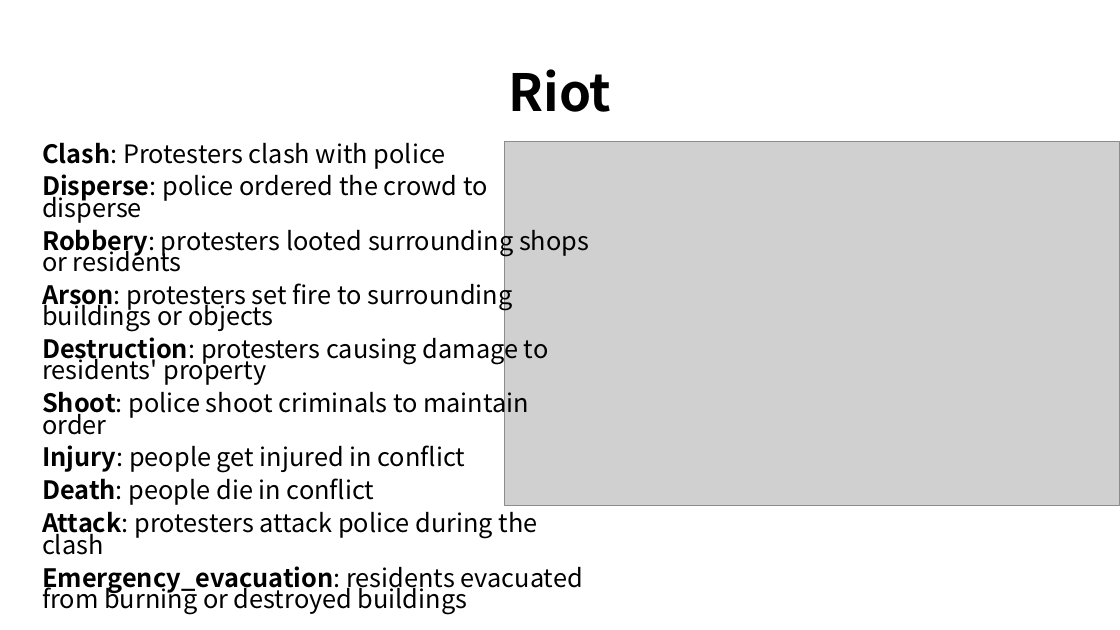
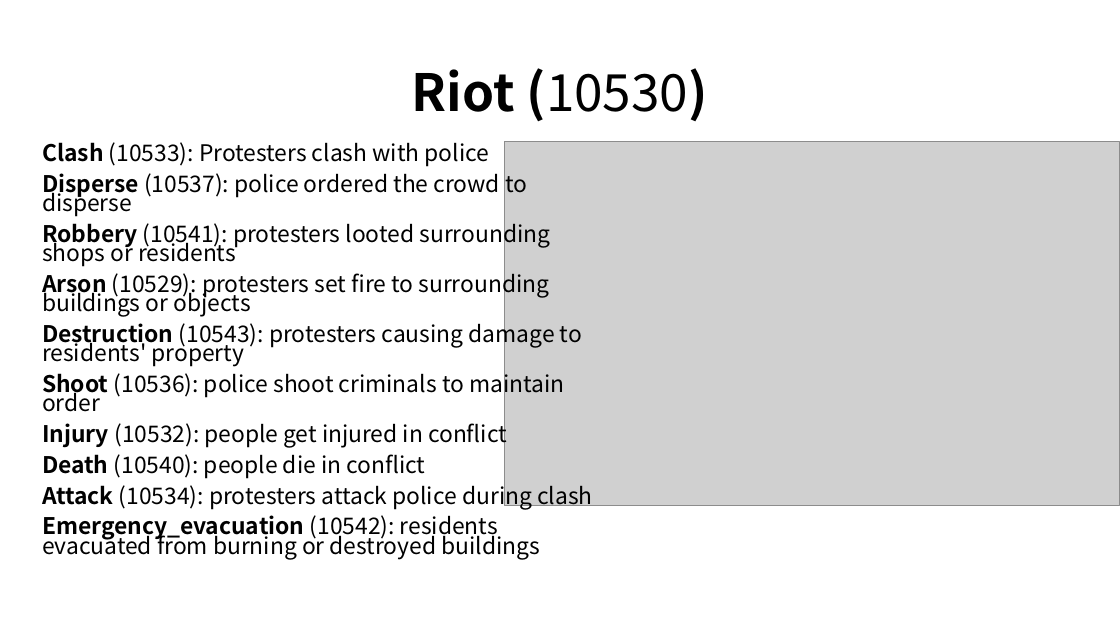
Before and after one commit to RESIN-KAIROS/schemalib, a slide deck: slide 5 of hrf/civil_unrest.pptx. Drawn at 1120x630 pixels with LibreOffice and Linux fonts; fonts in the diff are those of the drawing; grey boxes stand for pictures. Boxes give left, top, right and bottom in pixels: in the first picture for what was removed or moved away, otherwise in the second. Text is boxed around its words. In the diff, an @@ line names an element or a change of style, - is before the commit and + after.

```diff
--- a/hrf/civil_unrest.pptx
+++ b/hrf/civil_unrest.pptx
@@ title at box(412, 68, 708, 122): text changed @@
-Riot
+Riot (10530)
@@ text at box(42, 142, 593, 560): text changed; size 21.7 to 19.6 pt @@
-Clash: Protesters clash with police
-Disperse: police ordered the crowd to disperse
-Robbery: protesters looted surrounding shops or residents
-Arson: protesters set fire to surrounding buildings or objects
-Destruction: protesters causing damage to residents' property
-Shoot: police shoot criminals to maintain order
-Injury: people get injured in conflict
-Death: people die in conflict
-Attack: protesters attack police during the clash
-Emergency_evacuation: residents evacuated from burning or destroyed buildings
+Clash (10533): Protesters clash with police
+Disperse (10537): police ordered the crowd to disperse
+Robbery (10541): protesters looted surrounding shops or residents
+Arson (10529): protesters set fire to surrounding buildings or objects
+Destruction (10543): protesters causing damage to residents' property
+Shoot (10536): police shoot criminals to maintain order
+Injury (10532): people get injured in conflict
+Death (10540): people die in conflict
+Attack (10534): protesters attack police during clash
+Emergency_evacuation (10542): residents evacuated from burning or destroyed buildings
```
Also in this commit, not shown: 4 other slides changed, 39 other files.
